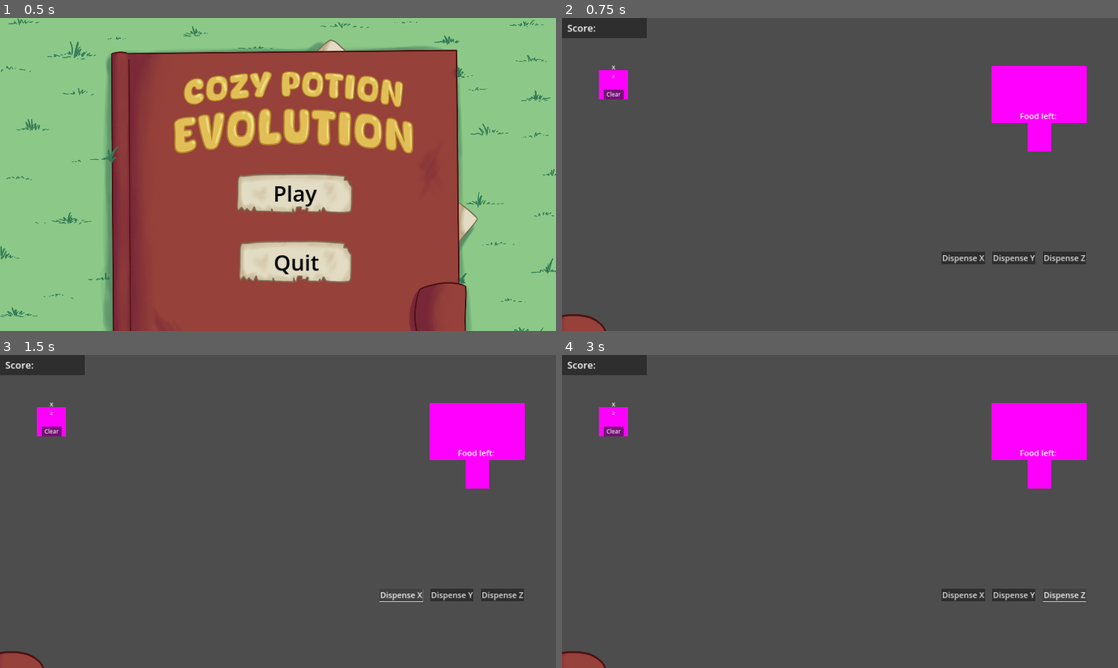
Above: before the commit, frames 1-4 (two rows, left to right).
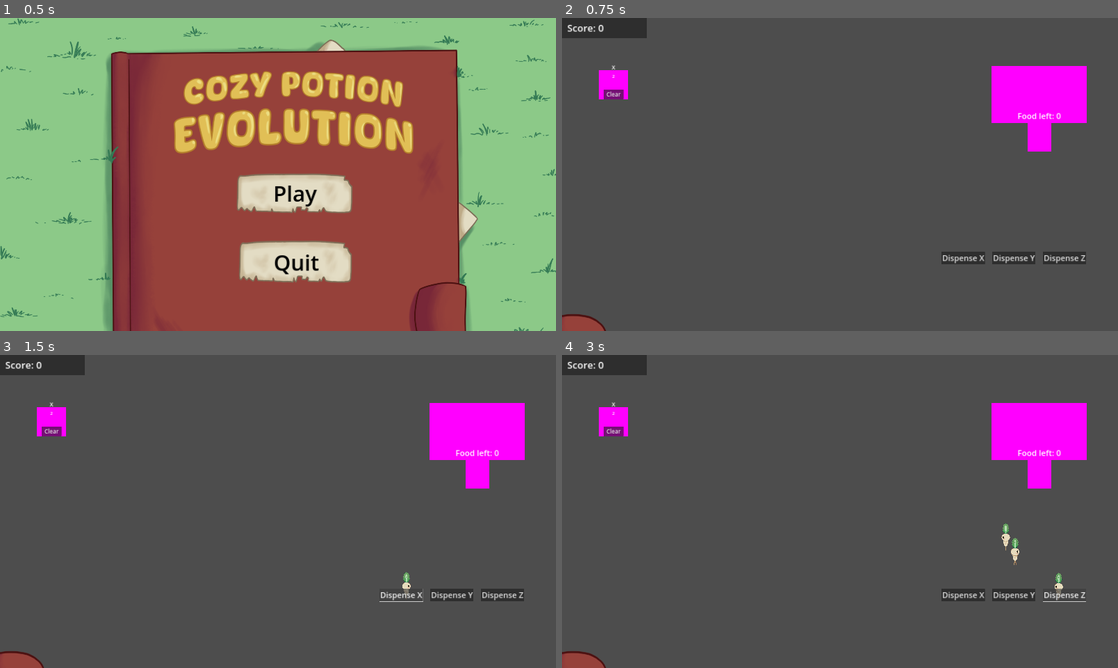
Above: after the commit, the same moments.

Repository: BoopEnthusiast/Cozy-Spring-Jam-2024
Game: Godot game, scene res://scenes/main_menu_screen.tscn
Two runs of this game, one before a commit and one after it. Both use one fixed random seed, a clock stepped at 60 frames per second and the inputs below. Sound files missing from this copy of the repository are replaced by a short silence.
Inputs:
- Up to frame 1 (0.5 s): no input
- Up to frame 2 (0.75 s): click "Play" at 0.5 s
- Up to frame 3 (1.5 s): click "Dispense X" at 1.25 s
- Up to frame 4 (3 s): click "Dispense Y" at 2 s; click "Dispense Z" at 2.75 s

Frame 1 is identical in both runs. In frame 2, 0.1% of the frame differs, in the area x 6-90%, y 2-33%; in frame 3, 0.2%; in frame 4, 0.4%, in the area x 6-91%, y 2-79%.
Error before the commit: Parse Error: Identifier "ending_screen" not declared in the current scope. (res://scripts/singleton.gd:72)

Commit message:
more actual errors fixed

Diff:
--- a/scripts/singleton.gd
+++ b/scripts/singleton.gd
@@ -67,18 +67,11 @@
 
 func gain_sentience() -> void:
 	has_sentience = true
-	if has_strength:
-		#trigger world end
-		ending_screen.visible = true
-
 
 
 
 func gain_strength() -> void:
 	has_strength = true
-	if has_sentience:
-		#trigger world end
-		ending_screen.visible = true
 
 
 func apply_effects() -> void:
